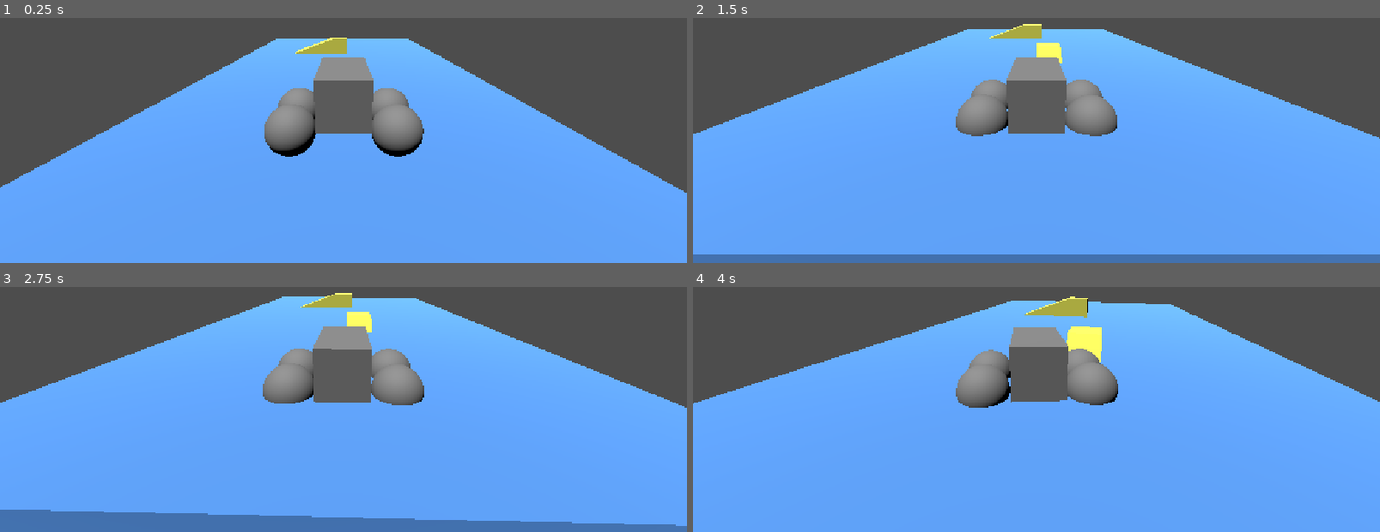
Above: before the commit, frames 1-4 (two rows, left to right).
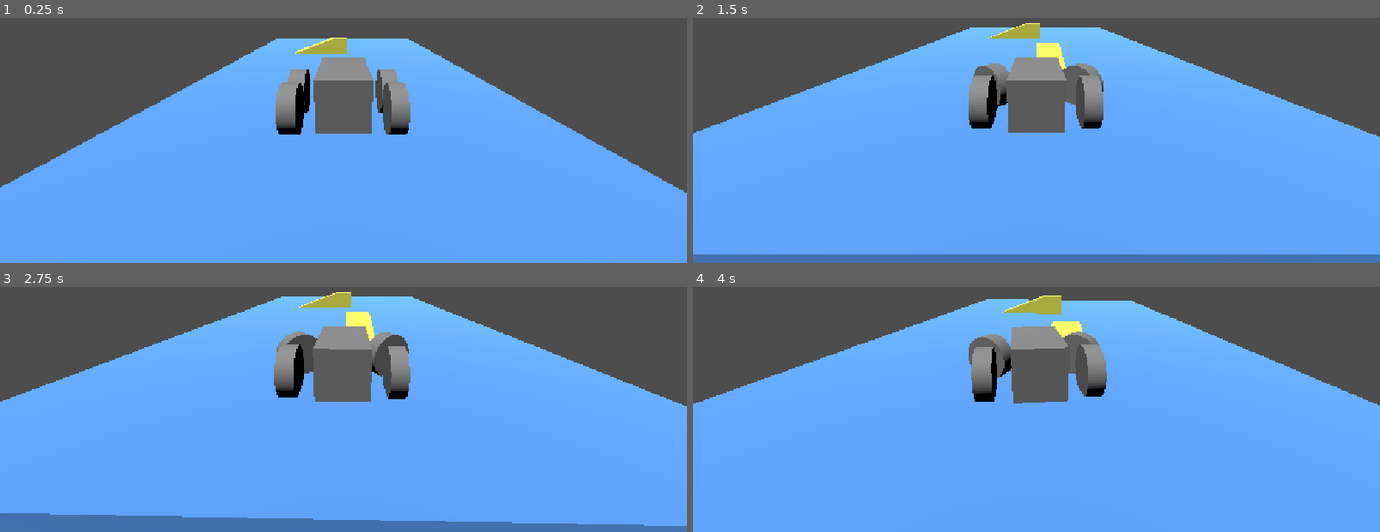
Above: after the commit, the same moments.

Repository: MauroEscalante-Hub/Linea-San-Gnomo
Game: Godot game, scene res://escena_para_pruebas.tscn
Two runs of this game, one before a commit and one after it. Both use one fixed random seed, a clock stepped at 60 frames per second and the inputs below. The project has no main scene, so this scene is started directly.
Inputs:
- Up to frame 1 (0.25 s): no input
- Up to frame 2 (1.5 s): hold D (derecha) 0.53-1.28 s; tap S (frenar) at 0.6, 1.35 s; tap Enter at 1.25 s; hold A (izquierda) from 1.28 s (still down)
- Up to frame 3 (2.75 s): tap Space at 2 s; release A (izquierda) at 2.03 s; hold D (derecha) from 2.03 s (still down); tap S (frenar) at 2.1 s
- Up to frame 4 (4 s): tap Enter at 2.75 s; release D (derecha) at 2.78 s; hold W (avanzar) 2.78-3.53 s; tap S (frenar) at 2.85, 3.6 s; hold A (izquierda) from 3.53 s (still down)

The runs differ from the first frame. In frame 1, 3.5% of the frame differs, in the area x 38-62%, y 20-57%; in frame 2, 3.5%; in frame 3, 4.4%; in frame 4, 6.2%, in the area x 0-100%, y 3-50%.

Commit message:
kick off

Diff:
--- a/Escenas/jugador/jugador.tscn
+++ b/Escenas/jugador/jugador.tscn
@@ -12,13 +12,17 @@
 [sub_resource type="StandardMaterial3D" id="StandardMaterial3D_kh5iw"]
 albedo_color = Color(1, 0.25882354, 0.18431373, 1)
 
-[sub_resource type="SphereMesh" id="SphereMesh_u5bk5"]
+[sub_resource type="CylinderMesh" id="CylinderMesh_8cmsc"]
+height = 0.34014893
 
-[sub_resource type="SphereMesh" id="SphereMesh_kddjp"]
+[sub_resource type="CylinderMesh" id="CylinderMesh_qsk7m"]
+height = 0.35862732
 
-[sub_resource type="SphereMesh" id="SphereMesh_kh5iw"]
+[sub_resource type="CylinderMesh" id="CylinderMesh_kh5iw"]
+height = 0.31713867
 
-[sub_resource type="SphereMesh" id="SphereMesh_0ru8o"]
+[sub_resource type="CylinderMesh" id="CylinderMesh_0ru8o"]
+height = 0.3305664
 
 [node name="jugador" type="VehicleBody3D" unique_id=1604139032]
 can_sleep = false
@@ -38,32 +42,36 @@
 material = SubResource("StandardMaterial3D_kh5iw")
 
 [node name="derecha" type="VehicleWheel3D" parent="." unique_id=73082308]
-transform = Transform3D(-1, 0, -8.742278e-08, 0, 1, 0, 8.742278e-08, 0, -1, 1.0335636, -0.5, -0.505)
+transform = Transform3D(-1, 0, -8.742278e-08, 0, 1, 0, 8.742278e-08, 0, -1, 1, -0.05, -0.505)
 use_as_steering = true
 
 [node name="MeshInstance3D" type="MeshInstance3D" parent="derecha" unique_id=1807814371]
-mesh = SubResource("SphereMesh_u5bk5")
+transform = Transform3D(-4.371139e-08, 1, 0, -1, -4.371139e-08, 0, 0, 0, 1, 0.019, 0, 0)
+mesh = SubResource("CylinderMesh_8cmsc")
 
 [node name="izquierda" type="VehicleWheel3D" parent="." unique_id=1283648186]
-transform = Transform3D(-1, 0, -8.742278e-08, 0, 1, 0, 8.742278e-08, 0, -1, -1.0273585, -0.5, -0.5)
+transform = Transform3D(-1, 0, -8.742278e-08, 0, 1, 0, 8.742278e-08, 0, -1, -1, -0.05, -0.5)
 use_as_steering = true
 
 [node name="MeshInstance3D" type="MeshInstance3D" parent="izquierda" unique_id=879670267]
-mesh = SubResource("SphereMesh_kddjp")
+transform = Transform3D(-4.371139e-08, 1, 0, -1, -4.371139e-08, 0, 0, 0, 1, 0.002, 0, 0)
+mesh = SubResource("CylinderMesh_qsk7m")
 
 [node name="derecha_atras" type="VehicleWheel3D" parent="." unique_id=368855817]
-transform = Transform3D(-1, 0, -8.742278e-08, 0, 1, 0, 8.742278e-08, 0, -1, 1.0397677, -0.5, 0.5)
+transform = Transform3D(-1, 0, -8.742278e-08, 0, 1, 0, 8.742278e-08, 0, -1, 1, -0.05, 0.5)
 use_as_traction = true
 
-[node name="MeshInstance3D" type="MeshInstance3D" parent="derecha_atras" unique_id=389332747]
-mesh = SubResource("SphereMesh_kh5iw")
+[node name="MeshInstance3D" type="MeshInstance3D" parent="derecha_atras" unique_id=1545732869]
+transform = Transform3D(-4.3711385e-08, 0.99999994, 0, -0.99999994, -4.3711385e-08, 0, 0, 0, 1, 0.017, 0, 0)
+mesh = SubResource("CylinderMesh_kh5iw")
 
 [node name="izquierda_atras" type="VehicleWheel3D" parent="." unique_id=2090882324]
-transform = Transform3D(-1, 0, -8.742278e-08, 0, 1, 0, 8.742278e-08, 0, -1, -1.0335631, -0.5, 0.5)
+transform = Transform3D(-1, 0, -8.742278e-08, 0, 1, 0, 8.742278e-08, 0, -1, -1, -0.05, 0.5)
 use_as_traction = true
 
-[node name="MeshInstance3D" type="MeshInstance3D" parent="izquierda_atras" unique_id=497553144]
-mesh = SubResource("SphereMesh_0ru8o")
+[node name="MeshInstance3D" type="MeshInstance3D" parent="izquierda_atras" unique_id=222053733]
+transform = Transform3D(0.000577406, 0.9999998, -8.73723e-08, -0.9999998, 0.000577406, -8.742276e-08, -8.73723e-08, 8.742276e-08, 1, 0, 0, 0)
+mesh = SubResource("CylinderMesh_0ru8o")
 
 [node name="camara_player" type="Node3D" parent="." unique_id=1206531063 node_paths=PackedStringArray("player")]
 script = ExtResource("2_8cmsc")
--- a/escena_para_pruebas.tscn
+++ b/escena_para_pruebas.tscn
@@ -23,7 +23,7 @@
 
 [node name="CSGPolygon3D" type="CSGPolygon3D" parent="CSGCombiner3D" unique_id=2019843601]
 transform = Transform3D(-4.371139e-08, 0, -1, 0, 1, 0, 1, 0, -4.371139e-08, 0, 0, -6.3714476)
-polygon = PackedVector2Array(0, 0, 0, 1, 1, 1, 2.7996883, 0.07520962)
+polygon = PackedVector2Array(0, 0, 0, 1, 1, 1, 4.834387, 0.21421432)
 material = SubResource("StandardMaterial3D_u5bk5")
 
 [node name="CSGPolygon3D2" type="CSGPolygon3D" parent="CSGCombiner3D" unique_id=2032539734]
